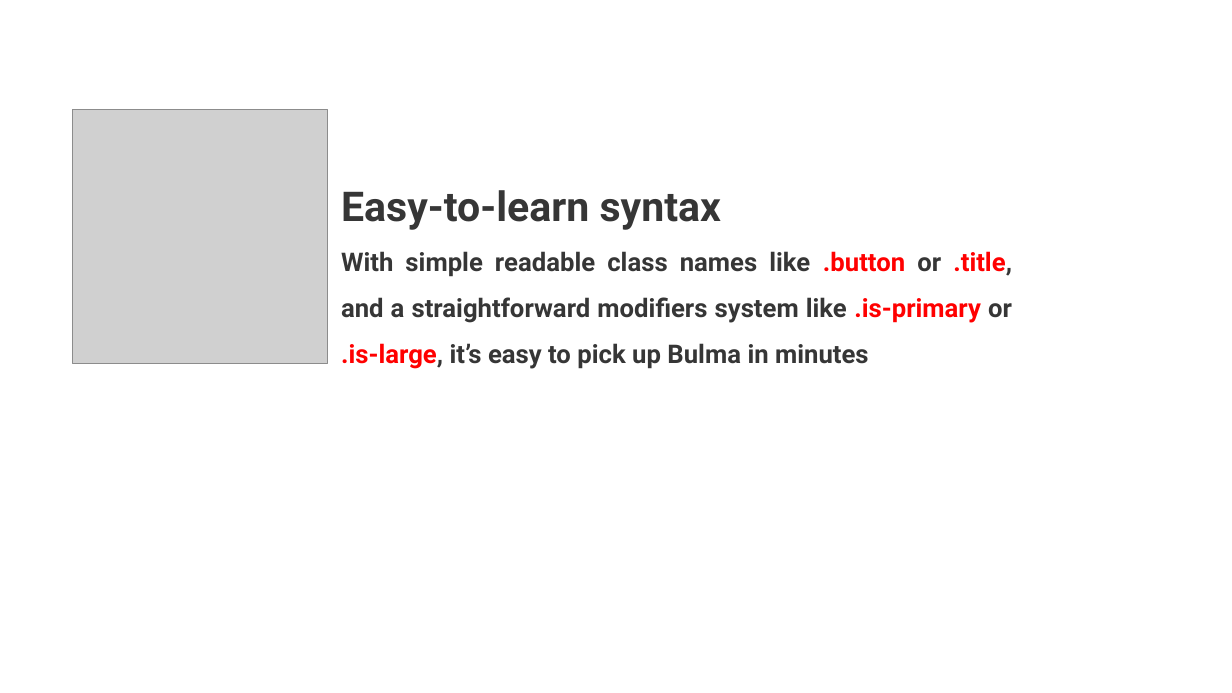
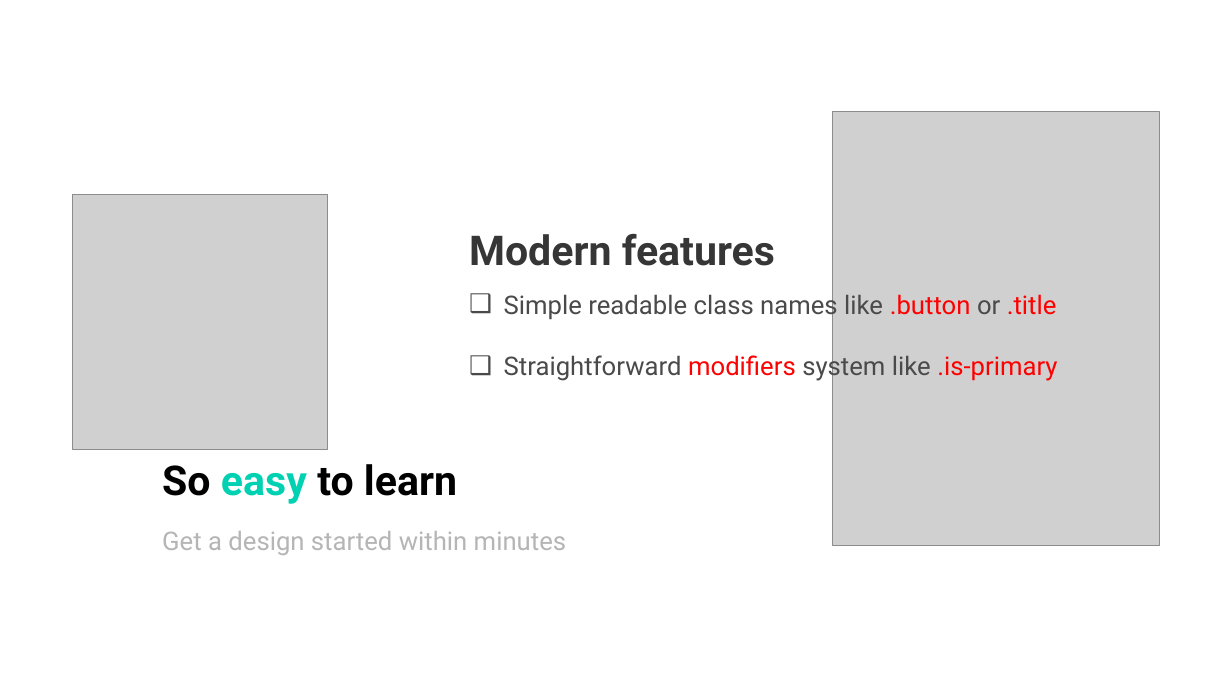
Before and after one commit to myprojectsfile/Learning-Bulma-Course, a slide deck: slide 6 of Course Materials/01- Introduction/01_04 - An Overview of Bulma Framework.pptx. Drawn at 1232x693 pixels with LibreOffice and Linux fonts; fonts in the diff are those of the drawing; grey boxes stand for pictures. Boxes give left, top, right and bottom in pixels: in the first picture for what was removed or moved away, otherwise in the second. Text is boxed around its words. In the diff, an @@ line names an element or a change of style, - is before the commit and + after.

Commit message:
Contiue more on Bulma Overview Presentation

```diff
--- a/Course Materials/01- Introduction/01_04 - An Overview of Bulma Framework.pptx
+++ b/Course Materials/01- Introduction/01_04 - An Overview of Bulma Framework.pptx
@@ picture removed at <box>73,109,328,364</box> @@
@@ picture added at <box>832,111,1159,545</box> @@
@@ picture added at <box>73,195,328,450</box> @@
@@ text at <box>469,233,1057,382</box>: text changed; text colour #363636 to #4A4A4A; bold off @@
-Easy-to-learn syntax
-With simple readable class names like .button or .title, and a straightforward modifiers system like .is-primary or .is-large, it’s easy to pick up Bulma in minutes
+Modern features
+❑ Simple readable class names like .button or .title
+❑ Straightforward modifiers system like .is-primary
@@ text added at <box>162,464,566,555</box>, 20 pt, text #B5B5B5 @@
+So easy to learn
+Get a design started within minutes
```
Also in this commit, not shown: 6 other slides changed, 1 slide removed, 1 other file.
